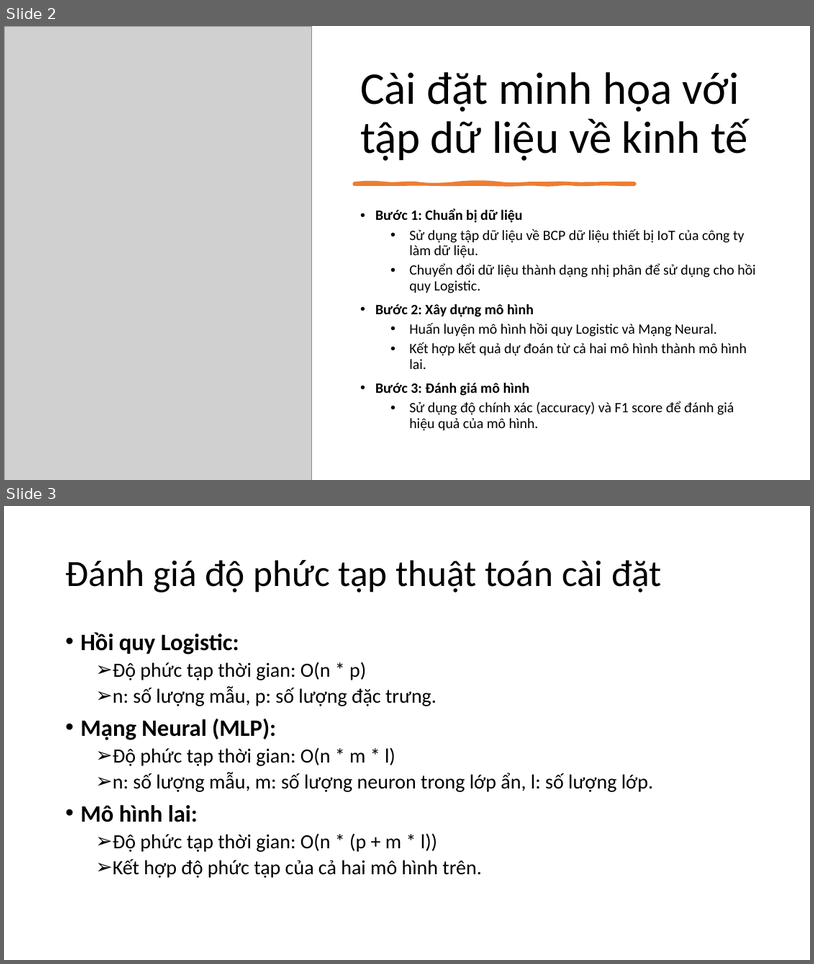
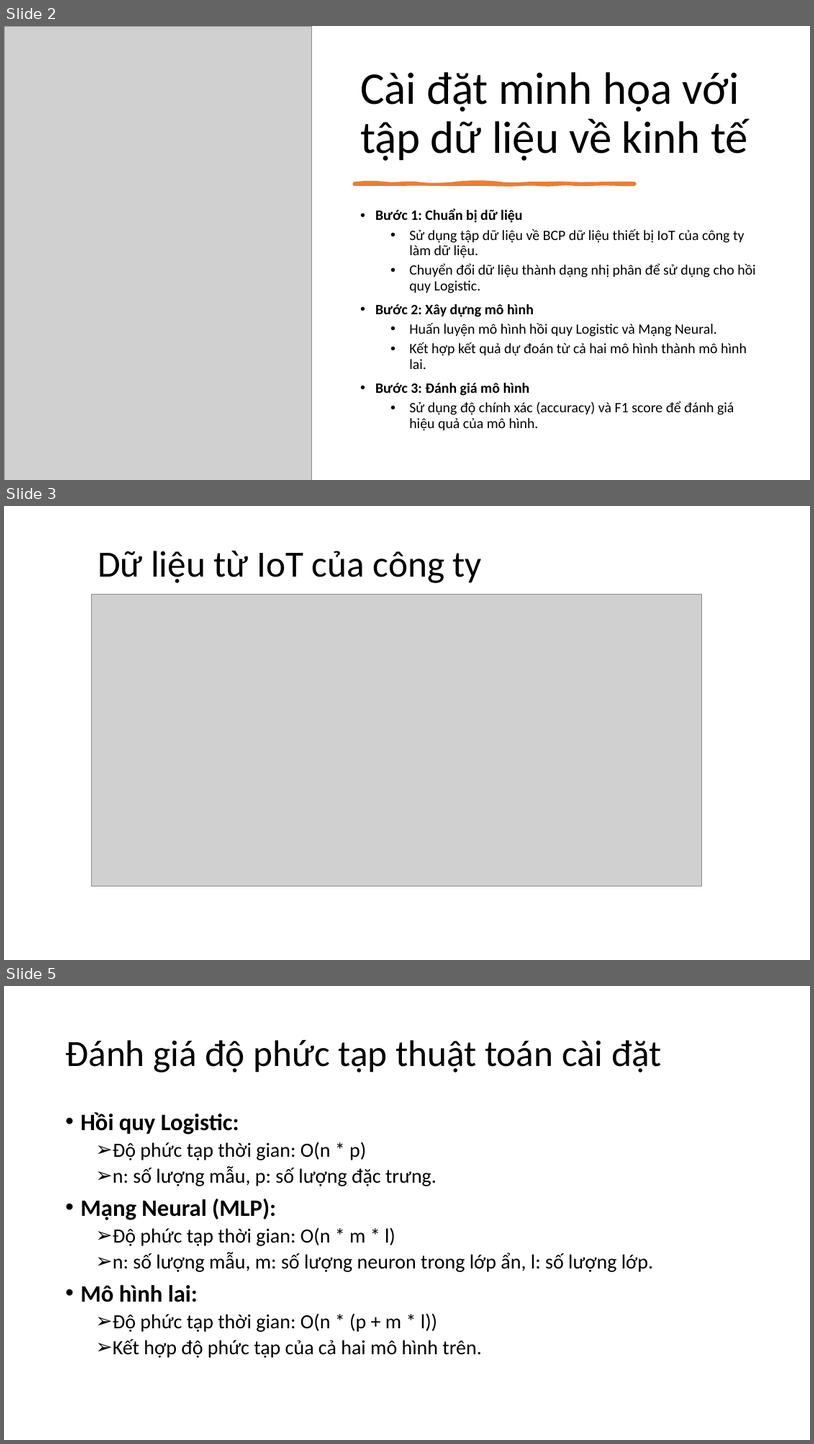
Before and after one commit to thanhtai9606/lab-master, a slide deck: lab/IS6404 -T7/ Đồ án cuối kỳ/Thuyết trình .pptx. Shown one above the other, each under a label of ours: slides 2 and 3 before the commit, slides 2, 3 and 5 after it; the slides between them are not shown. The pictures are 814x964 and 814x1444 pixels, drawn with LibreOffice and Linux fonts; fonts in the diff are those of the drawing; grey boxes stand for pictures. Boxes give left, top, right and bottom in pixels: in the first picture for what was removed or moved away, otherwise in the second. Text is boxed around its words. In the diff, an @@ line names an element or a change of style, - is before the commit and + after.

```diff
--- a/lab/IS6404 -T7/ Đồ án cuối kỳ/Thuyết trình .pptx
+++ b/lab/IS6404 -T7/ Đồ án cuối kỳ/Thuyết trình .pptx
@@ slide 3 added at (4,506,810,960), background #FFFFFF @@
@@ title added at (98,551,482,583), 44 pt, text #000000 @@
+Dữ liệu từ IoT của công ty
@@ picture added at (92,594,702,886) @@
@@ what was slide 3 is now slide 5 @@
```
Also in this commit, not shown: 1 other slide added, 6 other files.
